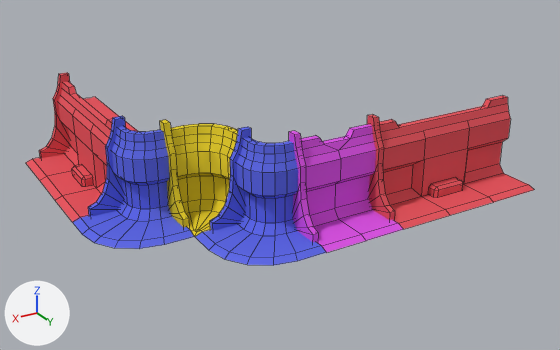
The Blender file wall_001.blend, before and after one commit.
Rendered twice from a 50 mm camera at (8.94, 13.41, 7.66) aimed at (0.39, -0.85, 0.53). The lights are fixed; the arrows at lower left show +X, +Y and +Z. Mesh edges are drawn as thin lines.
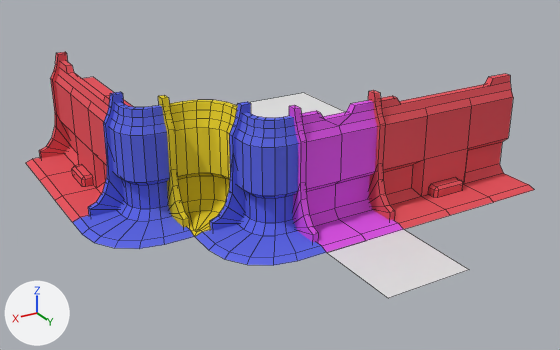
What differs and where, as boxes [x1, y1, x2, y2] in the pictures (560 x 350 px; the box of a moved part takes in the faces that stretch with it):
```json
{"object": "Cube.001", "change": "reshaped", "before": [367, 95, 534, 229], "after": [368, 74, 534, 229], "on screen": "16% taller"}
{"object": "Cube.002", "change": "reshaped", "before": [195, 127, 326, 265], "after": [195, 102, 326, 265], "on screen": "18% taller"}
{"object": "Cube", "change": "reshaped", "before": [289, 124, 403, 253], "after": [289, 100, 403, 253], "on screen": "18% taller"}
{"object": "Cube.004", "change": "reshaped", "before": [73, 116, 194, 249], "after": [73, 92, 194, 249], "on screen": "18% taller"}
{"object": "Cube.005", "change": "reshaped", "before": [26, 73, 139, 222], "after": [26, 52, 133, 222], "on screen": "14% taller"}
{"object": "Cube.003", "change": "reshaped", "before": [160, 120, 238, 237], "after": [158, 95, 237, 237], "on screen": "21% taller"}
{"object": "Plane", "change": "added", "after": [327, 229, 469, 298]}
{"object": "Plane.001", "change": "added", "after": [237, 93, 345, 118]}
{"part": 1, "of": "me_cube", "change": "moved or reshaped", "before": [289, 124, 376, 208], "after": [289, 100, 377, 208]}
{"part": 2, "of": "me_cube_004", "change": "moved or reshaped", "before": [53, 73, 139, 166], "after": [51, 52, 513, 188]}
{"part": 3, "of": "me_cube_001", "change": "moved or reshaped", "before": [229, 127, 298, 211], "after": [103, 92, 298, 211]}
{"part": 4, "of": "me_cube_002", "change": "moved or reshaped", "before": [160, 120, 238, 179], "after": [158, 95, 237, 179]}
```

Scene script edits in JSON lines:
```json
{"block": "me_cube", "where": "me_cube.from_pydata(...)  # 71 vertices, 54 faces, 2 loose edges; spans x -1.0..1.0, y -0.07..2.0, z 0.0..2.19"}
{"block": "me_cube", "where": "# used by ob_cube; location = (1.0, 1.0, 0.0); rotation_euler = (0.0, 0.0, 1.571), in degrees (0, 0, 90)"}
{"block": "me_cube", "change": "me_cube part 1: all 38 vertices in x -1.0..0.08, y -0.07..2.0, z 1.45..2.19 are moved by (0.0, 0.0, 0.55)"}
{"block": "me_cube_001", "where": "# used by ob_cube_002; location = (2.0, 0.0, 0.0)"}
{"op": "remove", "block": "me_cube_001", "code": "me_cube_001.from_pydata(...)  # 117 vertices, 101 faces, 2 loose edges; spans x -1.0..1.0, y -0.07..1.99, z 0.0..2.19"}
{"op": "add", "block": "me_cube_001", "code": "me_cube_001.from_pydata(...)  # 117 vertices, 101 faces, 2 loose edges; spans x -1.0..1.0, y -0.07..1.99, z 0.0..2.74"}
{"block": "me_cube_001", "change": "me_cube_001 part 3: 61 of the vertices in x -1.0..0.08, y -0.07..1.0, z 1.2..2.19 are moved by (0.0, 0.0, 0.55)"}
{"block": "me_cube_002", "where": "me_cube_002.from_pydata(...)  # 115 vertices, 101 faces, 2 loose edges; spans x 1.0..3.07, y -2.0..0.0, z 0.0..2.19"}
{"block": "me_cube_002", "where": "# used by ob_cube_003; location = (0.0, 0.0, 0.0)"}
{"block": "me_cube_002", "change": "me_cube_002 part 4: all 63 vertices in x 1.0..3.07, y -2.0..0.0, z 1.45..2.19 are moved by (0.0, 0.0, 0.55)"}
{"block": "me_cube_004", "where": "me_cube_004.from_pydata(...)  # 95 vertices, 70 faces, 2 loose edges; spans x -1.0..1.0, y -0.07..4.0, z 0.0..2.19"}
{"block": "me_cube_004", "where": "# used by ob_cube_005; location = (4.0, -6.0, 0.0)"}
{"block": "me_cube_004", "change": "me_cube_004 part 2: all 40 vertices in x -1.0..0.08, y -0.07..4.0, z 1.45..2.19 are moved by (0.0, 0.0, 0.55)"}
{"op": "add", "block": "me_plane_001", "code": ["me_plane_001 = bpy.data.meshes.new('Plane.001')", "me_plane_001.from_pydata([(-1.0, -1.0, 0.0), (1.0, -1.0, 0.0), (-1.0, 1.0, 0.0), (1.0, 1.0, 0.0)], [], [(0, 1, 3, 2)])"]}
{"op": "set", "path": "ob_cube_001", "old": "bpy.data.objects.new('Cube.001', me_cube_006)", "new": "bpy.data.objects.new('Cube.001', me_cube_004)"}
{"op": "add", "block": "ob_plane_001", "code": ["ob_plane_001 = bpy.data.objects.new('Plane.001', me_plane_001)", "ob_plane_001.location = (0.0, -1.0, 2.0)"]}
{"op": "add", "block": "ob_plane", "code": ["ob_plane = bpy.data.objects.new('Plane', me_plane_001.copy())", "ob_plane.location = (0.0, 3.0, 0.0)"]}
```
